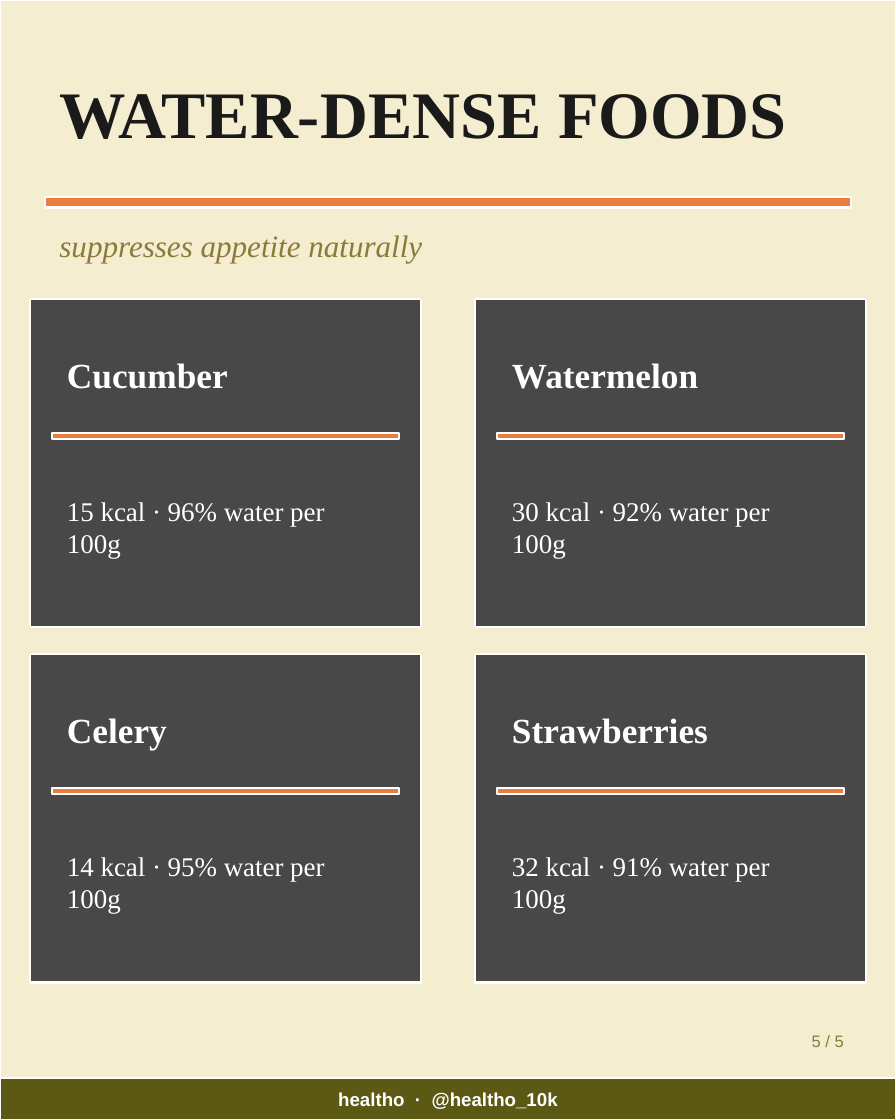
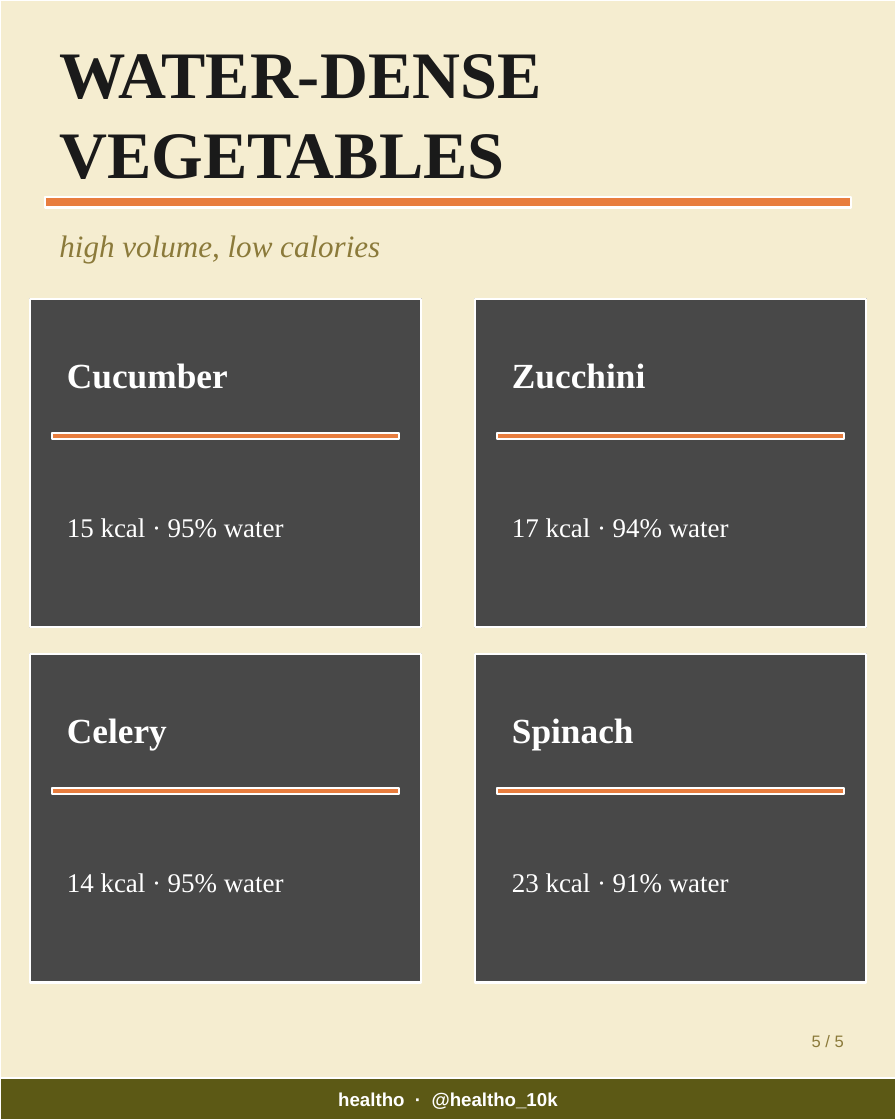
Before and after one commit to healtho-app/healtho, a slide deck: slide 5 of automation/output/latest-carousel.pptx. Drawn at 896x1120 pixels with LibreOffice and Linux fonts; fonts in the diff are those of the drawing; grey boxes stand for pictures. Boxes give left, top, right and bottom in pixels: in the first picture for what was removed or moved away, otherwise in the second. Text is boxed around its words. In the diff, an @@ line names an element or a change of style, - is before the commit and + after.

```diff
--- a/automation/output/latest-carousel.pptx
+++ b/automation/output/latest-carousel.pptx
@@ text at bbox=[59, 54, 541, 179]: text changed @@
-WATER-DENSE FOODS
+WATER-DENSE VEGETABLES
@@ text at bbox=[59, 235, 380, 263]: text changed @@
-suppresses appetite naturally
+high volume, low calories
@@ text at bbox=[512, 363, 645, 389]: text changed @@
-Watermelon
+Zucchini
@@ text at bbox=[67, 518, 284, 538]: text changed @@
-15 kcal · 96% water per 100g
+15 kcal · 95% water
@@ text at bbox=[512, 518, 729, 538]: text changed @@
-30 kcal · 92% water per 100g
+17 kcal · 94% water
@@ text at bbox=[512, 718, 634, 750]: text changed @@
-Strawberries
+Spinach
@@ text at bbox=[67, 873, 284, 893]: text changed @@
-14 kcal · 95% water per 100g
+14 kcal · 95% water
@@ text at bbox=[512, 873, 729, 893]: text changed @@
-32 kcal · 91% water per 100g
+23 kcal · 91% water
```
Also in this commit, not shown: 4 other slides changed, 5 other files.
